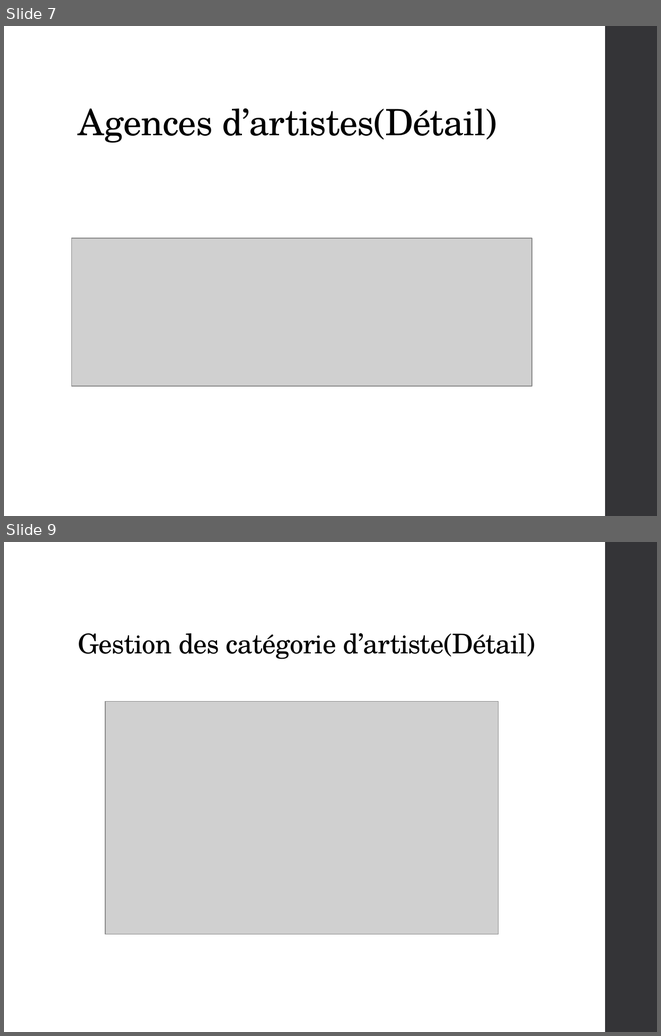
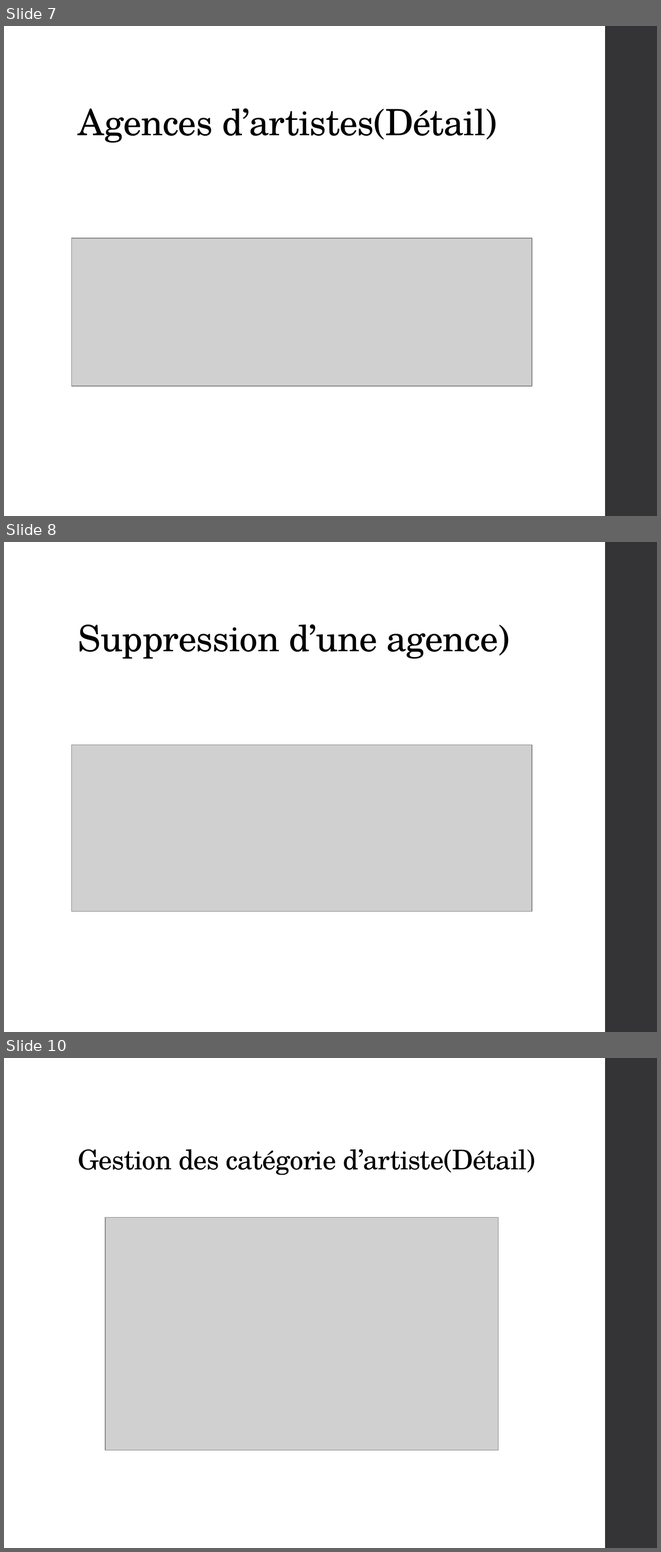
Before and after one commit to qwertyuu/Projet_fin_etudes_2016-2017, a slide deck: Gestion de projet/Présentations/PowerPoint.pptx. Shown one above the other, each under a label of ours: slides 7 and 9 before the commit, slides 7, 8 and 10 after it; the slides between them are not shown. The pictures are 661x1036 and 661x1552 pixels, drawn with LibreOffice and Linux fonts; fonts in the diff are those of the drawing; grey boxes stand for pictures. Boxes give left, top, right and bottom in pixels: in the first picture for what was removed or moved away, otherwise in the second. Text is boxed around its words. In the diff, an @@ line names an element or a change of style, - is before the commit and + after.

```diff
--- a/Gestion de projet/Présentations/PowerPoint.pptx
+++ b/Gestion de projet/Présentations/PowerPoint.pptx
@@ slide 8 added at [4,542,657,1032], background #FFFFFF; not listed: 1 template element that a slide beside it also shows @@
@@ title added at [78,624,510,659], 40 pt, text #000000 @@
+Suppression d’une agence)
@@ picture added at [71,745,531,911] @@
@@ what was slide 9 is now slide 10 @@
```
Also in this commit, not shown: 7 slides changed, 2 other slides added.
